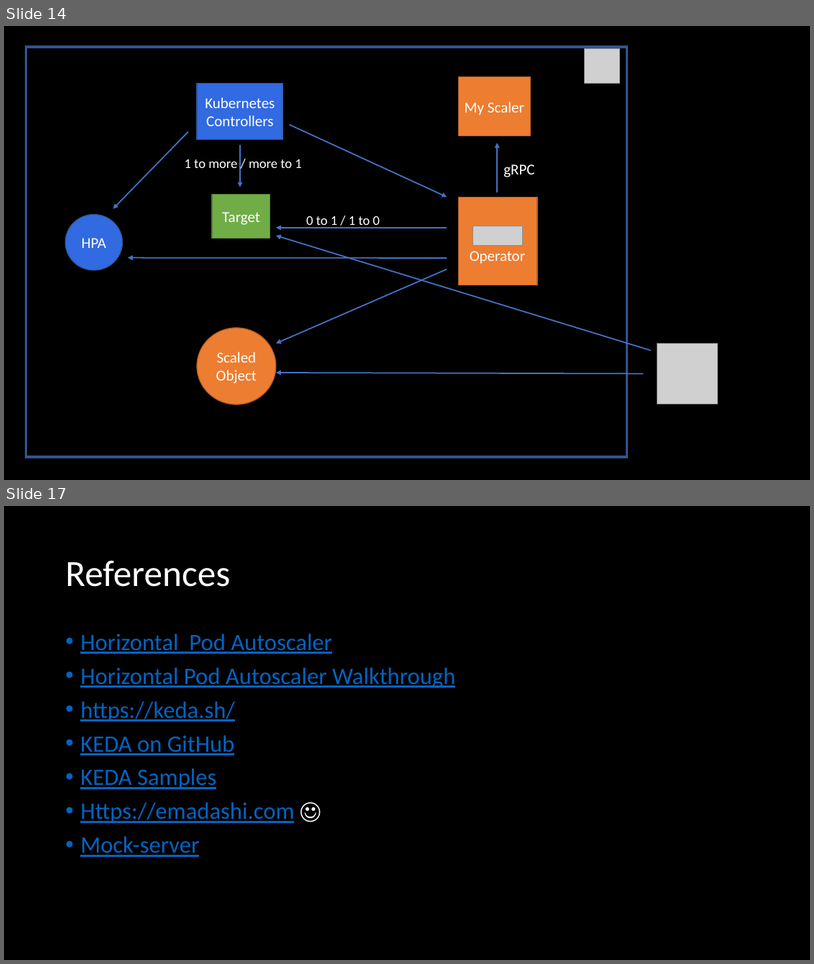
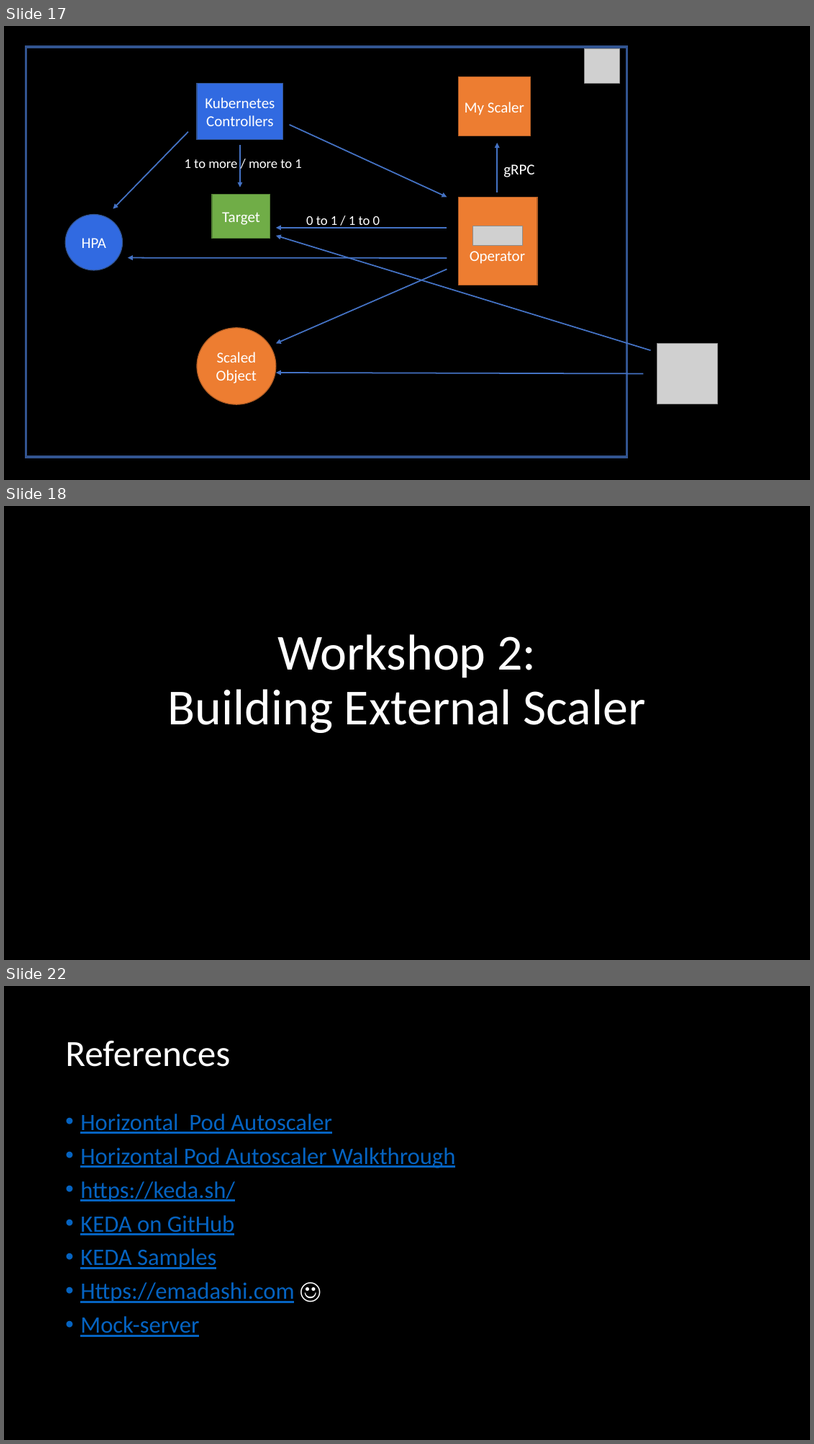
Before and after one commit to eashi/keda-workshop, a slide deck: preso.pptx. Shown one above the other, each under a label of ours: slides 14 and 17 before the commit, slides 17, 18 and 22 after it; the slides between them are not shown. The pictures are 814x964 and 814x1444 pixels, drawn with LibreOffice and Linux fonts; fonts in the diff are those of the drawing; grey boxes stand for pictures. Boxes give left, top, right and bottom in pixels: in the first picture for what was removed or moved away, otherwise in the second. Text is boxed around its words. In the diff, an @@ line names an element or a change of style, - is before the commit and + after.

```diff
--- a/preso.pptx
+++ b/preso.pptx
@@ slide 18 added at <box>4,506,810,960</box>, background #000000 @@
@@ title added at <box>168,634,646,733</box>, 60 pt, text #FFFFFF @@
+Workshop 2:
+Building External Scaler
@@ what was slide 14 is now slide 17 @@
@@ what was slide 17 is now slide 22 @@
```
Also in this commit, not shown: 3 slides changed, 4 other slides added.
